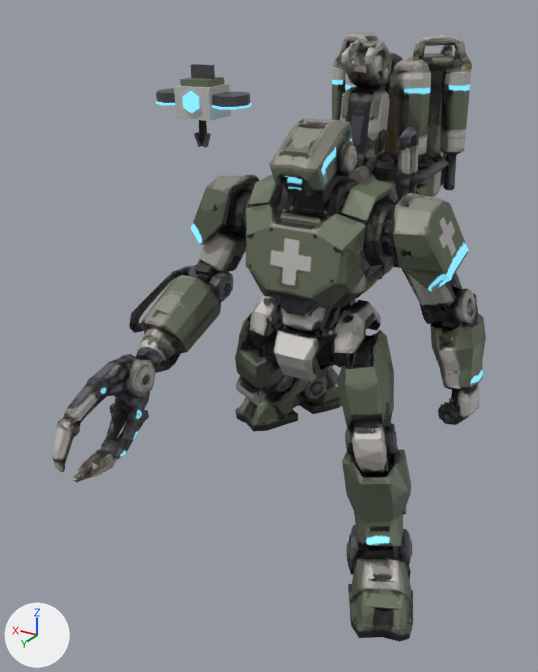
An edit to the glTF model apps/agent-city/ui/src/assets/mecha/support.glb, drawn before and after from the same camera.
The view is the same before and after, from a camera (50 mm lens) standing at (-11.4, 23.5, 19.5) and looking at (1.3, 2.4, 8.9). The axes (+X, +Y, +Z) are drawn at lower left. The lights are the same throughout. The first picture is the older version. Both versions are drawn at frame 4 of the action 'move'; the numbers are the values there.

Before the edit, the objects in view are built like this:
```python
me_mesh_3 = bpy.data.meshes.new('Mesh_3')
me_mesh_3.from_pydata(...)  # 196 vertices, 388 faces; spans x 0.0..6795.0, y -33470.0..-24040.0, z 20793.0..36167.0
me_mesh_3.materials.append(mat_armor_palette)
ob_foot_l = bpy.data.objects.new('foot_l', None)
ob_foot_l.parent = ob_shin_l
ob_foot_l.location = (-0.513, -0.809, -3.213)
ob_foot_l.rotation_euler = (-0.407, 0.0, 0.0)  # degrees (-23, 0, 0)
ob_foot_r = bpy.data.objects.new('foot_r', None)
ob_foot_r.parent = ob_shin_r
ob_foot_r.location = (0.513, -0.809, -3.213)
ob_foot_r.rotation_euler = (0.892, 0.0, 0.0)  # degrees (51, 0, 0)
ob_mesh_3 = bpy.data.objects.new('Mesh_3', me_mesh_3)
ob_mesh_3.parent = ob_forearm_l_armor
ob_mesh_3.location = (-5.707, 8.866, 0.0)
ob_mesh_3.scale = (0.000281, 0.000281, 0.000281)
ob_shin_l = bpy.data.objects.new('shin_l', None)
ob_shin_l.parent = ob_thigh_l
ob_shin_l.location = (-1.559, -0.865, -3.282)
ob_shin_r = bpy.data.objects.new('shin_r', None)
ob_shin_r.parent = ob_thigh_r
ob_shin_r.location = (1.559, -0.865, -3.282)
ob_shin_r.rotation_euler = (-0.484, 0.0, 0.0)  # degrees (-28, 0, 0)
ob_thigh_l = bpy.data.objects.new('thigh_l', None)
ob_thigh_l.parent = ob_visual
ob_thigh_l.location = (-1.312, 1.401, 8.453)
ob_thigh_l.rotation_euler = (0.407, 0.0, 0.0)  # degrees (23, 0, 0)
ob_thigh_r = bpy.data.objects.new('thigh_r', None)
ob_thigh_r.parent = ob_visual
ob_thigh_r.location = (1.312, 1.401, 8.453)
ob_thigh_r.rotation_euler = (-0.407, 0.0, 0.0)  # degrees (-23, 0, 0)
ob_visual = bpy.data.objects.new('visual', None)
ob_visual.location = (0.0, 0.0, 0.155)
# also in view: 'Mesh_8' at (-3.6, 2.7, 1.1); 'Mesh_2' at (0.0, 1.8, 15.0); 'Mesh_0' at (0.0, -1.7, 13.2); 'Mesh_11' at (3.6, -3.4, 3.7); 'Mesh_9' at (-3.1, 1.9, 3.5)
```
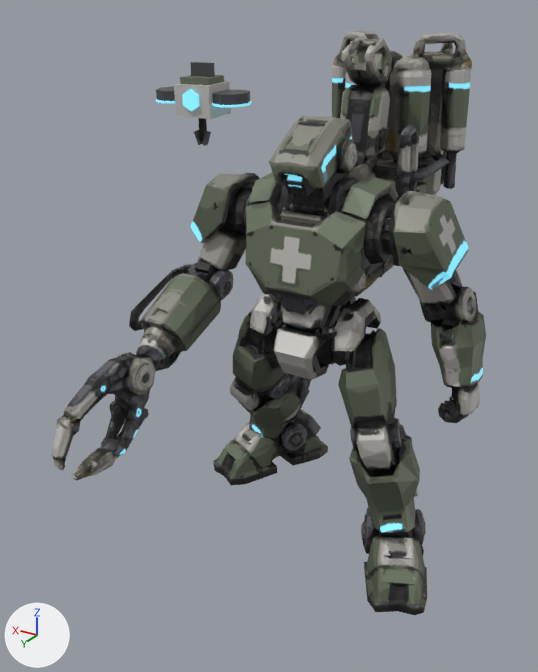
Not drawn themselves, but carrying or shaping drawn objects: ob_visual, ob_thigh_l, ob_shin_l, ob_foot_l, ob_thigh_r, ob_shin_r, ob_foot_r.

Pixel boxes (x1, y1, x2, y2) of what changed, in the pictures (538 x 672 px):
'Mesh_0', moved
    before: (240, 32, 472, 381)
    after: (240, 31, 472, 380)
'Mesh_4', moved
    before: (382, 193, 476, 329)
    after: (382, 191, 476, 327)
'Mesh_8', moved, turned
    before: (346, 525, 413, 642)
    after: (361, 507, 427, 615)
'Mesh_11', moved, turned
    before: (235, 366, 342, 431)
    after: (213, 409, 328, 485)
'Mesh_6', moved
    before: (52, 354, 156, 482)
    after: (52, 352, 155, 481)
'Mesh_10', moved, turned
    before: (337, 330, 397, 473)
    after: (338, 328, 402, 470)
'Mesh_5', moved
    before: (129, 264, 233, 373)
    after: (129, 263, 233, 371)
'Mesh_2', moved
    before: (269, 118, 358, 218)
    after: (269, 116, 358, 216)
'Mesh_9', moved, turned
    before: (342, 444, 411, 550)
    after: (349, 424, 420, 533)
'Mesh_7', moved
    before: (191, 175, 260, 277)
    after: (190, 173, 260, 276)
'Mesh_3', moved
    before: (430, 293, 486, 425)
    after: (431, 291, 486, 423)
'Mesh_1', moved
    before: (156, 64, 252, 148)
    after: (156, 62, 252, 146)
'Mesh_13', moved, turned
    before: (235, 314, 294, 405)
    after: (230, 310, 290, 411)
'Mesh_12', moved, turned
    before: (264, 377, 309, 406)
    after: (238, 373, 311, 439)

The edits, one by one:
Object 'visual' (ob_visual) moves from (0.0, 0.0, 0.155) to (0.0, 0.0, 0.224).
Object 'thigh_l' (ob_thigh_l) turns from (23, 0, 0) to (14, 0, 0) degrees about x, y and z.
Object 'shin_l' (ob_shin_l) turns from (0, 0, 0) to (-6.2, 0, 0) degrees about x, y and z.
Object 'foot_l' (ob_foot_l) turns from (-23, 0, 0) to (-8.2, 0, 0) degrees about x, y and z.
Object 'thigh_r' (ob_thigh_r) turns from (-23, 0, 0) to (-14, 0, 0) degrees about x, y and z.
Object 'shin_r' (ob_shin_r) turns from (-28, 0, 0) to (0, 0, 0) degrees about x, y and z.
Object 'foot_r' (ob_foot_r) turns from (51, 0, 0) to (14, 0, 0) degrees about x, y and z.
